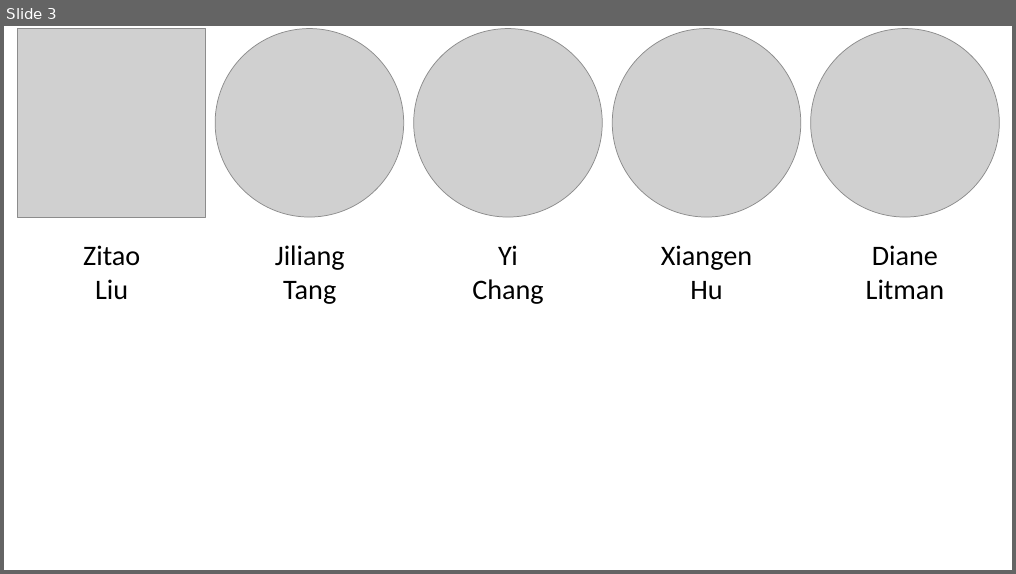
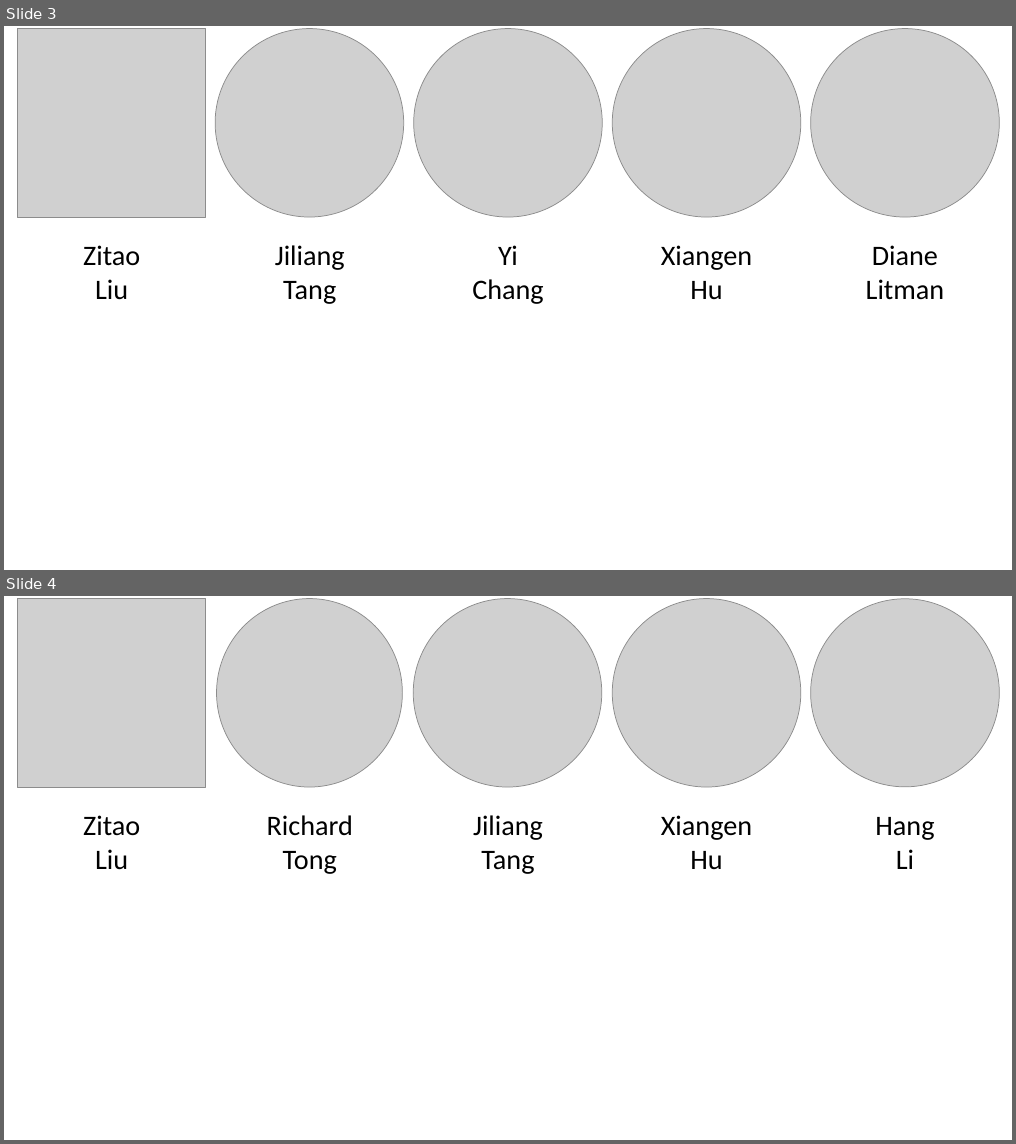
Before and after one commit to ai4ed/ai4ed.github.io, a slide deck: workshop_organizers.pptx. Shown one above the other, each under a label of ours: slide 3 before the commit, slides 3 and 4 after it. The pictures are 1016x574 and 1016x1144 pixels, drawn with LibreOffice and Linux fonts; fonts in the diff are those of the drawing; grey boxes stand for pictures. Boxes give left, top, right and bottom in pixels: in the first picture for what was removed or moved away, otherwise in the second. Text is boxed around its words. In the diff, an @@ line names an element or a change of style, - is before the commit and + after.

```diff
--- a/workshop_organizers.pptx
+++ b/workshop_organizers.pptx
@@ slide 4 added at [4,596,1012,1140], background #FFFFFF @@
@@ picture added at [18,599,206,788] @@
@@ picture added at [217,599,402,788] @@
@@ picture added at [413,599,602,788] @@
@@ picture added at [612,599,801,788] @@
@@ picture added at [811,599,1000,787] @@
@@ text added at [83,815,140,870], 28 pt, text #000000 @@
+Zitao
+Liu
@@ text added at [267,815,353,874], 28 pt, text #000000 @@
+Richard
+Tong
@@ text added at [473,815,543,874], 28 pt, text #000000 @@
+Jiliang
+Tang
@@ text added at [661,815,752,870], 28 pt, text #000000 @@
+Xiangen
+Hu
@@ text added at [875,817,934,869], 28 pt, text #000000 @@
+Hang
+Li
```
Also in this commit, not shown: 4 other files.
